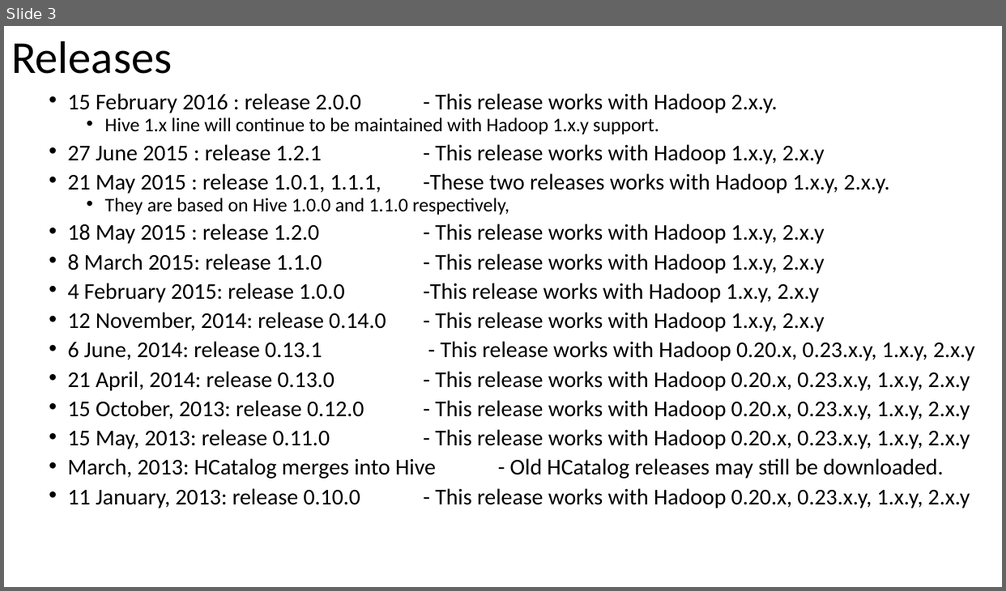
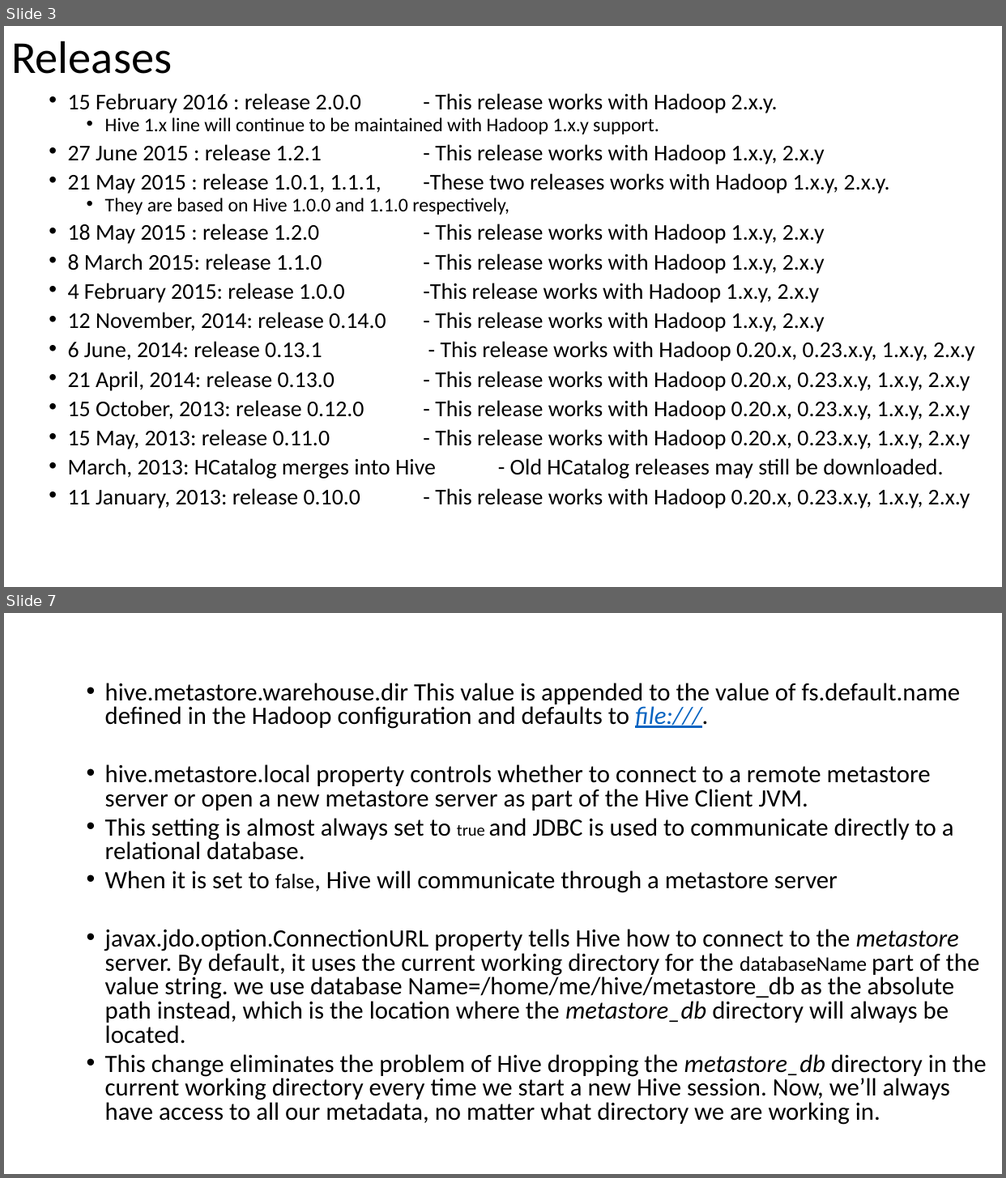
Before and after one commit to email2dorababu/SCALA_Reading, a slide deck: Hive_Def_Guide_mar_2016/Hive_Def_guide_installation.pptx. Shown one above the other, each under a label of ours: slide 3 before the commit, slides 3 and 7 after it; the slides between them are not shown. The pictures are 1006x591 and 1006x1178 pixels, drawn with LibreOffice and Linux fonts; fonts in the diff are those of the drawing. Boxes give left, top, right and bottom in pixels: in the first picture for what was removed or moved away, otherwise in the second. Text is boxed around its words. In the diff, an @@ line names an element or a change of style, - is before the commit and + after.

```diff
--- a/Hive_Def_Guide_mar_2016/Hive_Def_guide_installation.pptx
+++ b/Hive_Def_Guide_mar_2016/Hive_Def_guide_installation.pptx
@@ slide 7 added at [4, 613, 1002, 1174], background #FFFFFF @@
@@ text added at [105, 683, 987, 1125], 24 pt, text #000000 @@
+  • hive.metastore.warehouse.dir This value is appended to the value of fs.default.name defined in the Hadoop configuration and defaults to file:///.
+  • hive.metastore.local property controls whether to connect to a remote metastore server or open a new metastore server as part of the Hive Client JVM.
+  • This setting is almost always set to true and JDBC is used to communicate directly to a relational database.
+  • When it is set to false, Hive will communicate through a metastore server
+  • javax.jdo.option.ConnectionURL property tells Hive how to connect to the metastore server. By default, it uses the current working directory for the databaseName part of the value string. we use database Name=/home/me/hive/metastore_db as the absolute path instead, which is the location where the metastore_db directory will always be located.
+  • This change eliminates the problem of Hive dropping the metastore_db directory in the current working directory every time we start a new Hive session. Now, we’ll always have access to all our metadata, no matter what directory we are working in.
```
Also in this commit, not shown: 5 other slides added, 1 other file.
